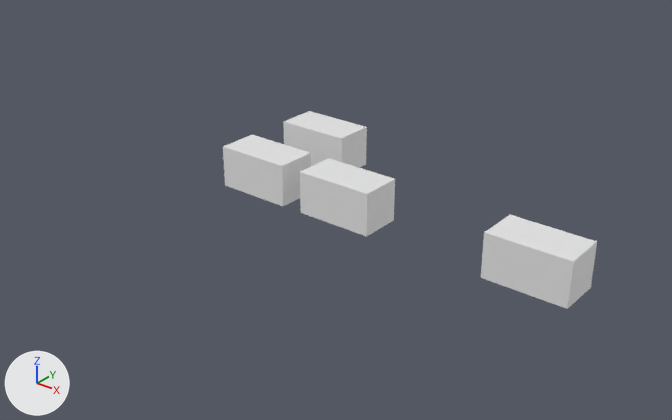
The Blender file _lib_assets.blend as it was, and as the next commit left it.
One viewpoint serves both versions: a camera (50 mm lens) standing at (6.07, -13.12, 7.75) and looking at (-3.11, -1.65, 0.64). The lights are fixed; the arrows at lower left show +X, +Y and +Z. The same objects are shown in both versions, whatever each file hides.

The older version as bpy lines, for what is in view:
```python
me_bala_pistola = bpy.data.meshes.new('bala_pistola')
me_bala_pistola.from_pydata(...)  # a box spanning x -0.83..0.83, y -0.45..0.45, z -0.45..0.45
me_metralha = bpy.data.meshes.new('metralha')
me_metralha.from_pydata(...)  # a box spanning x -0.83..0.83, y -0.45..0.45, z -0.45..0.45
me_pistola = bpy.data.meshes.new('pistola')
me_pistola.from_pydata(...)  # a box spanning x -0.83..0.83, y -0.45..0.45, z -0.45..0.45
me_shotgun = bpy.data.meshes.new('shotgun')
me_shotgun.from_pydata(...)  # a box spanning x -0.83..0.83, y -0.45..0.45, z -0.45..0.45
ob_bala_pistola = bpy.data.objects.new('bala_pistola', me_bala_pistola)
ob_bala_pistola.location = (0.0, 0.0, 0.0)
ob_metralha = bpy.data.objects.new('metralha', me_metralha)
ob_metralha.location = (-6.27, 1.91, 0.0)
ob_pistola = bpy.data.objects.new('pistola', me_pistola)
ob_pistola.location = (-6.27, 0.0, 0.0)
ob_shotgun = bpy.data.objects.new('shotgun', me_shotgun)
ob_shotgun.location = (-4.15, 0.0, 0.0)
```
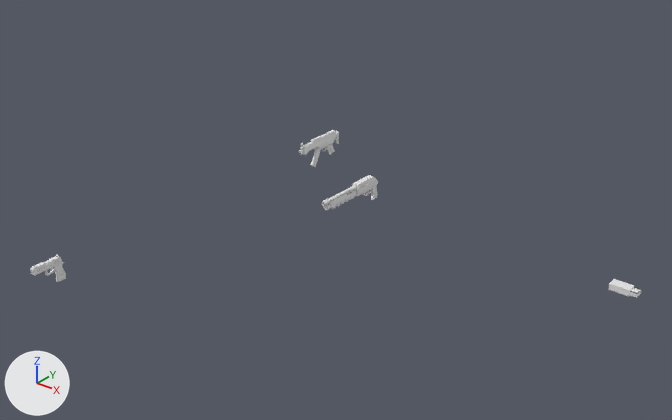
Location of each change, [x1, y1, x2, y2] in pixels of the pictures (672 x 420 px):
'bala_pistola', reshaped, moved (71% narrower, 79% shorter)
    before: [481, 215, 597, 309]
    after: [608, 279, 641, 298]
'shotgun', reshaped (41% narrower, 55% shorter)
    before: [300, 158, 395, 237]
    after: [322, 175, 378, 210]
'pistola', reshaped, moved (58% narrower, 61% shorter)
    before: [223, 135, 311, 206]
    after: [30, 255, 66, 282]
'metralha', reshaped
    before: [283, 111, 367, 168]
    after: [299, 130, 339, 167]

The change, as a diff of the scene's bpy script:
```diff
--- a/_lib_assets.blend.py
+++ b/_lib_assets.blend.py
@@ mat_palette @@
+mat_palette = diffuse_material('Palette')
+mat_palette.base_color = (0.8, 0.8, 0.8)  # white #e7e7e7
@@ me_metralha @@
 # used by ob_metralha; location = (-6.27, 1.91, 0.0)
-me_metralha.from_pydata(...)  # 8 vertices, 6 faces; spans x -0.83..0.83, y -0.45..0.45, z -0.45..0.45
+me_metralha.from_pydata(...)  # 920 vertices, 817 faces; spans x -0.07..0.08, y -0.87..0.48, z -0.44..0.25
+# me_metralha part 1: 8 vertices removed from x -0.83..0.83, y -0.45..0.45, z -0.45..0.45; 920 vertices added at x -0.07..0.08, y -0.87..0.48, z -0.44..0.25
+me_metralha.materials.append(mat_palette)  # white #e7e7e7
@@ me_pistola @@
 # used by ob_pistola; location = (-6.27, 0.0, 0.0)
-me_pistola.from_pydata(...)  # 8 vertices, 6 faces; spans x -0.83..0.83, y -0.45..0.45, z -0.45..0.45
+me_pistola.from_pydata(...)  # 841 vertices, 781 faces; spans x -0.04..0.05, y -0.38..0.23, z -0.29..0.18
+# me_pistola part 2: 8 vertices removed from x -0.83..0.83, y -0.45..0.45, z -0.45..0.45; 841 vertices added at x -0.04..0.05, y -0.38..0.23, z -0.29..0.18
+me_pistola.materials.append(mat_palette)  # white #e7e7e7
@@ me_shotgun @@
 # used by ob_shotgun; location = (-4.15, 0.0, 0.0)
-me_shotgun.from_pydata(...)  # 8 vertices, 6 faces; spans x -0.83..0.83, y -0.45..0.45, z -0.45..0.45
+me_shotgun.from_pydata(...)  # 972 vertices, 765 faces; spans x -0.07..0.07, y -0.73..0.99, z -0.39..0.18
+# me_shotgun part 3: 8 vertices removed from x -0.83..0.83, y -0.45..0.45, z -0.45..0.45; 972 vertices added at x -0.07..0.07, y -0.73..0.99, z -0.39..0.18
+me_shotgun.materials.append(mat_palette)  # white #e7e7e7
@@ me_bala_pistola @@
 # used by ob_bala_pistola; location = (0.0, 0.0, 0.0)
-me_bala_pistola.from_pydata(...)  # 8 vertices, 6 faces; spans x -0.83..0.83, y -0.45..0.45, z -0.45..0.45
+me_bala_pistola.from_pydata(...)  # 20 vertices, 18 faces; spans x -0.21..0.27, y -0.1..0.1, z -0.04..0.07
+# me_bala_pistola part 4: the whole mesh is rebuilt
@@ ob_pistola @@
 ob_pistola = bpy.data.objects.new('pistola', me_pistola)
-ob_pistola.location = (-6.27, 0.0, 0.0)
+ob_pistola.location = (-6.27, -5.38, 0.0)
@@ ob_bala_pistola @@
 ob_bala_pistola = bpy.data.objects.new('bala_pistola', me_bala_pistola)
-ob_bala_pistola.location = (0.0, 0.0, 0.0)
+ob_bala_pistola.location = (1.54, 0.0, 0.0)
```
